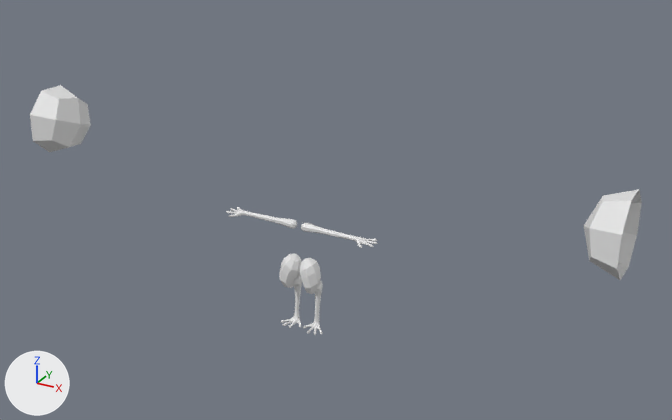
The FBX model Assets/Art/Models/Yinglet/YingletLegs.fbx, before and after one commit.
One viewpoint serves both versions: a 50 mm lens placed at (2.61, -4.32, 3.01), pointed at (0.16, 0.13, 0.78). Arrows for +X, +Y and +Z are at lower left; the lights stay in place. Where no turn or scale is listed for an object, it has been applied to the vertices.

The scene before the commit, as lines of its bpy script (objects in view):
```python
me_cube_020 = bpy.data.meshes.new('Cube.020')
me_cube_020.from_pydata(...)  # 2022 vertices, 1998 faces; spans x -1.88..1.88, y -0.24..0.19, z 0.0..1.29
ob_yingletlegs = bpy.data.objects.new('YingletLegs', me_cube_020)
ob_yingletlegs.location = (0.0, 0.0, 0.0)
```
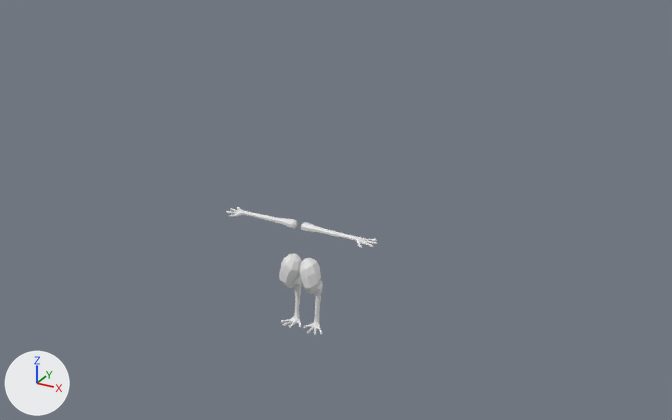
Boxes [x1, y1, x2, y2] around the edits, measured in the pictures (672 x 420 px):
'YingletLegs', reshaped (75% narrower, 49% shorter): before [30, 85, 642, 335]; after [226, 207, 378, 335]
part 1 of me_cube_020, deleted: before [30, 85, 91, 152]
part 2 of me_cube_020, deleted: before [584, 189, 642, 280]

The change, as a diff of the scene's bpy script:
```diff
--- a/Assets/Art/Models/Yinglet/YingletLegs.fbx.py
+++ b/Assets/Art/Models/Yinglet/YingletLegs.fbx.py
@@ me_cube_020 @@
 me_cube_020.from_pydata(...)  # 2022 vertices, 1998 faces; spans x -1.88..1.88, y -0.24..0.19, z 0.0..1.29
 # used by ob_yingletlegs; location = (0.0, 0.0, 0.0)
+# me_cube_020 part 1: the loose piece of 17 vertices spanning x -1.88..-1.66, y -0.24..0.19, z 0.86..1.29 is deleted
+# me_cube_020 part 2: the loose piece of 17 vertices spanning x 1.66..1.88, y -0.24..0.19, z 0.86..1.29 is deleted
```
